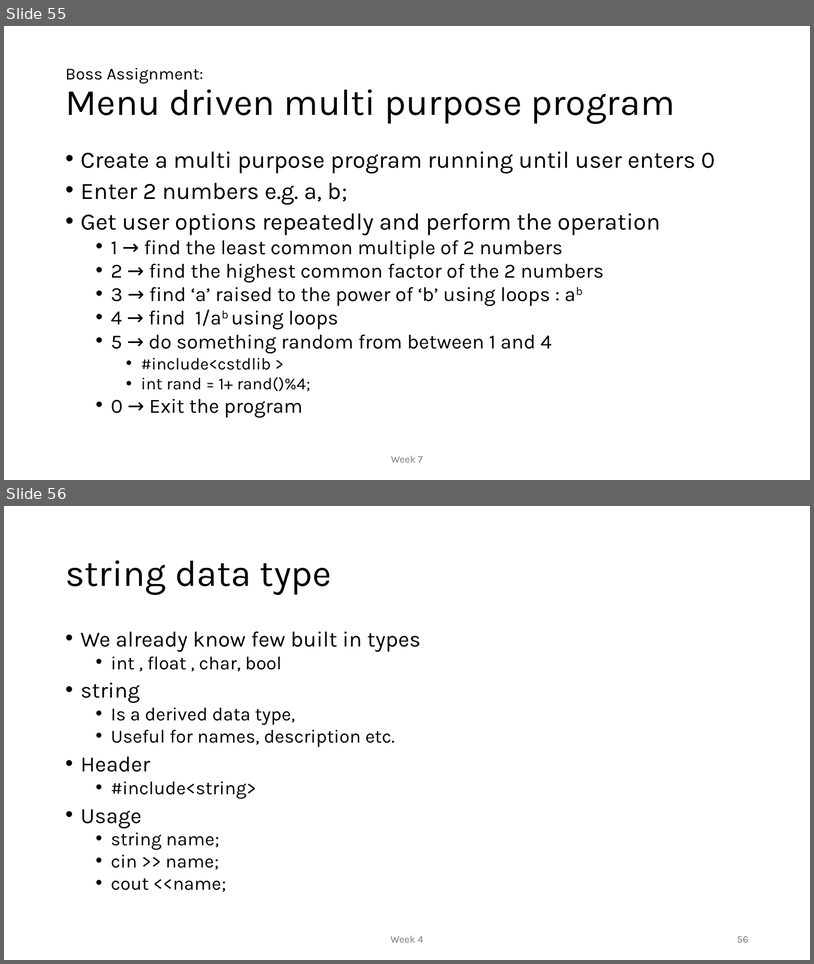
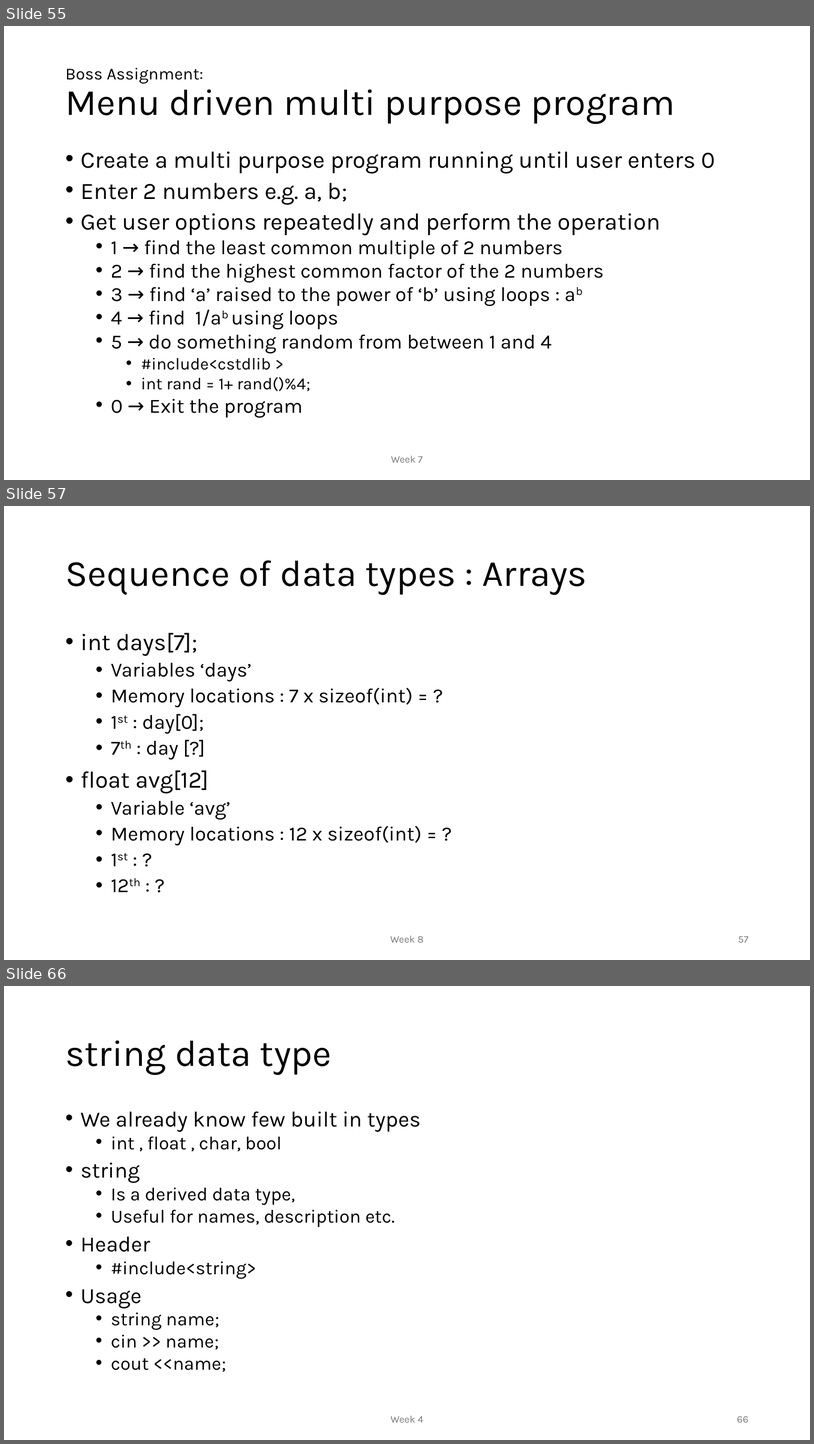
Before and after one commit to MoklaEducation/ems_fall_2025_cpp101, a slide deck: all/Intro to Programming_all.pptx. Shown one above the other, each under a label of ours: slides 55 and 56 before the commit, slides 55, 57 and 66 after it; the slides between them are not shown. The pictures are 814x964 and 814x1444 pixels, drawn with LibreOffice and Linux fonts; fonts in the diff are those of the drawing. Boxes give left, top, right and bottom in pixels: in the first picture for what was removed or moved away, otherwise in the second. Text is boxed around its words. In the diff, an @@ line names an element or a change of style, - is before the commit and + after.

Commit message:
Week 8

```diff
--- a/all/Intro to Programming_all.pptx
+++ b/all/Intro to Programming_all.pptx
@@ slide 57 added at [4, 506, 810, 960], background #FFFFFF @@
@@ title added at [65, 560, 588, 595], 44 pt, text #000000 @@
+Sequence of data types : Arrays
@@ text added at [81, 633, 422, 846], 24 pt, text #000000 @@
+• int days[7];
+  • Variables ‘days’
+  • Memory locations : 7 x sizeof(int) = ?
+  • 1st : day[0];
+  • 7th : day [?]
+• float avg[12]
+  • Variable ‘avg’
+  • Memory locations : 12 x sizeof(int) = ?
+  • 1st : ?
+  • 12th : ?
@@ text added at [390, 935, 423, 942], 12 pt, text #797979 @@
+Week 8
@@ page number added at [738, 936, 749, 942], 12 pt, text #797979 @@
+57
@@ what was slide 56 is now slide 66 @@
@@ page number at [737, 1416, 749, 1422]: text changed @@
-56
+66
```
Also in this commit, not shown: 9 other slides added, 1 other file.
